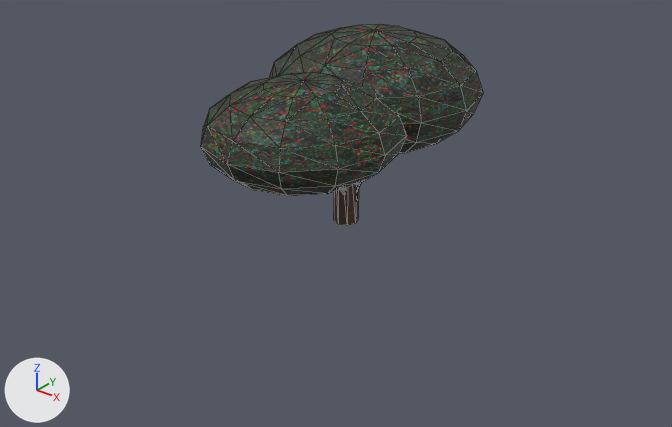
What one commit did to the glTF model common/game/tilesets/suburban_neighborhood/police_features/police_features.glb.
The view is the same before and after, from a 50 mm lens placed at (2.37, -3.04, 1.89), pointed at (0.05, -0.13, 0.08). The lights are fixed; the arrows at lower left show +X, +Y and +Z. Mesh edges are drawn as thin lines. Objects named as collision shapes, trigger or cutter boxes, shadow casters or lower levels of detail are left out. Where no turn or scale is listed for an object, it has been applied to the vertices. Vertices at the same position are counted once.

The first picture shows 'berry_bush'.
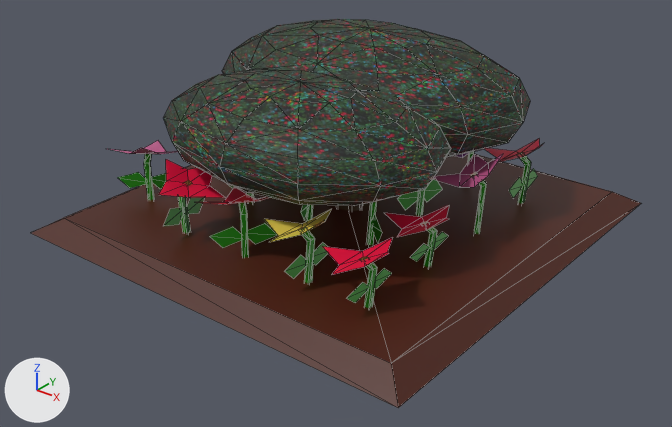
Commit message: updated police features
added flower garden

Where the newer file only moved an object's origin or applied its transform, the numbers keep the older frame.

The change, as JSON lines over the scene's bpy script:
```json
{"op": "add", "block": "mat_material_001", "code": ["mat_material_001 = principled_material('Material.001')", "mat_material_001.base_color = (0.07, 0.00991, 0.00177)  # brown #4b1906"]}
{"op": "add", "block": "mat_stem", "code": ["mat_stem = principled_material('stem')", "mat_stem.base_color = (0.0111, 0.26, 0.000564)  # green #1b8b02"]}
{"op": "add", "block": "mat_petal_purple", "code": ["mat_petal_purple = principled_material('petal_purple')", "mat_petal_purple.base_color = (0.361, 0.00598, 0.487)  # purple #a212b9"]}
{"op": "add", "block": "mat_petal_red", "code": ["mat_petal_red = principled_material('petal_red')", "mat_petal_red.base_color = (0.8, 0.0, 0.0467)  # pink #e7003d", "mat_petal_red.roughness = 0.567"]}
{"op": "add", "block": "mat_petal_pink", "code": ["mat_petal_pink = principled_material('petal_pink')", "mat_petal_pink.base_color = (0.528, 0.0995, 0.262)  # pink #c0598c"]}
{"op": "add", "block": "mat_petal_yellow", "code": ["mat_petal_yellow = principled_material('petal_yellow')", "mat_petal_yellow.base_color = (0.8, 0.613, 0.0762)  # yellow #e7cd4e"]}
{"op": "add", "block": "mat_stamen", "code": ["mat_stamen = principled_material('stamen')", "mat_stamen.base_color = (0.8, 0.228, 0.0474)  # orange #e7833d", "mat_stamen.roughness = 0.633"]}
{"block": "me_sphere_001", "where": "# used by ob_berry_bush; location = (0.0, 0.0, 0.0); scale = (0.418, 0.449, 0.218)"}
{"op": "remove", "block": "me_sphere_001", "code": "me_sphere_001.from_pydata(...)  # 217 vertices, 368 faces; spans x -1.35..1.05, y -1.64..1.74, z -0.05..3.7"}
{"op": "add", "block": "me_sphere_001", "code": "me_sphere_001.from_pydata(...)  # 217 vertices, 368 faces; spans x -0.9..0.7, y -0.78..0.82, z -0.01..0.81"}
{"block": "me_sphere_001", "change": "me_sphere_001 part 1: the loose piece of 83 vertices spanning x -1.0..1.0, y -1.64..0.28, z 1.33..3.33 is scaled about the mesh origin by (0.668, 0.473, 0.218)"}
{"block": "me_sphere_001", "change": "me_sphere_001 part 2: the loose piece of 16 vertices spanning x -0.14..0.14, y -0.13..0.13, z -0.05..2.05 is scaled about the mesh origin by (0.668, 0.473, 0.218)"}
{"block": "me_sphere_001", "change": "me_sphere_001 part 3: a new loose piece of 86 vertices spanning x -0.9..0.7, y -0.23..0.82, z 0.27..0.81, in mat_berry_bush (picture img_berry_bush)"}
{"block": "me_sphere_001", "change": "me_sphere_001 part 4: the loose piece of 86 vertices spanning x -1.35..1.05, y -0.49..1.74, z 1.24..3.7 is deleted"}
{"block": "me_sphere_001", "change": "me_sphere_001 part 5: the surface is now shaded smooth"}
{"op": "add", "block": "me_cube_002", "code": ["me_cube_002 = bpy.data.meshes.new('Cube.002')", "me_cube_002.from_pydata(...)  # 576 vertices, 604 faces; spans x -1.0..1.0, y -1.0..1.0, z -0.1..0.5", "# faces by material slot: [10, 40, 394, 40, 64, 32, 24]", "me_cube_002.materials.append(mat_material_001)  # brown #4b1906", "me_cube_002.materials.append(mat_stamen)  # orange #e7833d", "me_cube_002.materials.append(mat_stem)  # green #1b8b02", "me_cube_002.materials.append(mat_petal_yellow)  # yellow #e7cd4e", "me_cube_002.materials.append(mat_petal_red)  # pink #e7003d", "me_cube_002.materials.append(mat_petal_purple)  # purple #a212b9", "me_cube_002.materials.append(mat_petal_pink)  # pink #c0598c"]}
{"op": "set", "path": "ob_berry_bush.scale", "old": "(0.418, 0.449, 0.218)", "new": "(1.0, 1.0, 1.0)"}
{"op": "add", "block": "ob_flower_garden", "code": ["ob_flower_garden = bpy.data.objects.new('flower_garden', me_cube_002)", "ob_flower_garden.location = (0.0, 0.0, 0.0)"]}
```

Boxes (x1, y1, x2, y2) around the edits, measured in the pictures (672 x 427 px; the box of a moved part takes in the faces that stretch with it):
```json
{"object": "flower_garden", "change": "added", "after": [32, 139, 641, 408], "on screen": "brown", "faces in mat_material_001 (brown #4b1906)": [32, 153, 641, 408], "faces in mat_stem (green #1b8b02)": [117, 151, 538, 308], "faces in mat_petal_red (pink #e7003d)": [159, 139, 544, 275], "faces in mat_petal_pink (pink #c0598c)": [110, 141, 503, 187], "faces in mat_petal_yellow (yellow #e7cd4e)": [265, 209, 332, 242]}
{"object": "berry_bush", "change": "reshaped, rescaled", "before": [201, 24, 483, 225], "after": [164, 19, 530, 211]}
{"part": 1, "of": "me_sphere_001", "change": "moved or reshaped", "before": [201, 72, 406, 196], "after": [164, 69, 451, 206]}
{"part": 2, "of": "me_sphere_001", "change": "moved or reshaped", "before": [334, 184, 359, 225], "after": [333, 205, 363, 211]}
{"part": 3, "of": "me_sphere_001", "change": "added", "after": [222, 19, 530, 158]}
{"part": 4, "of": "me_sphere_001", "change": "deleted", "before": [269, 24, 483, 153]}
```
